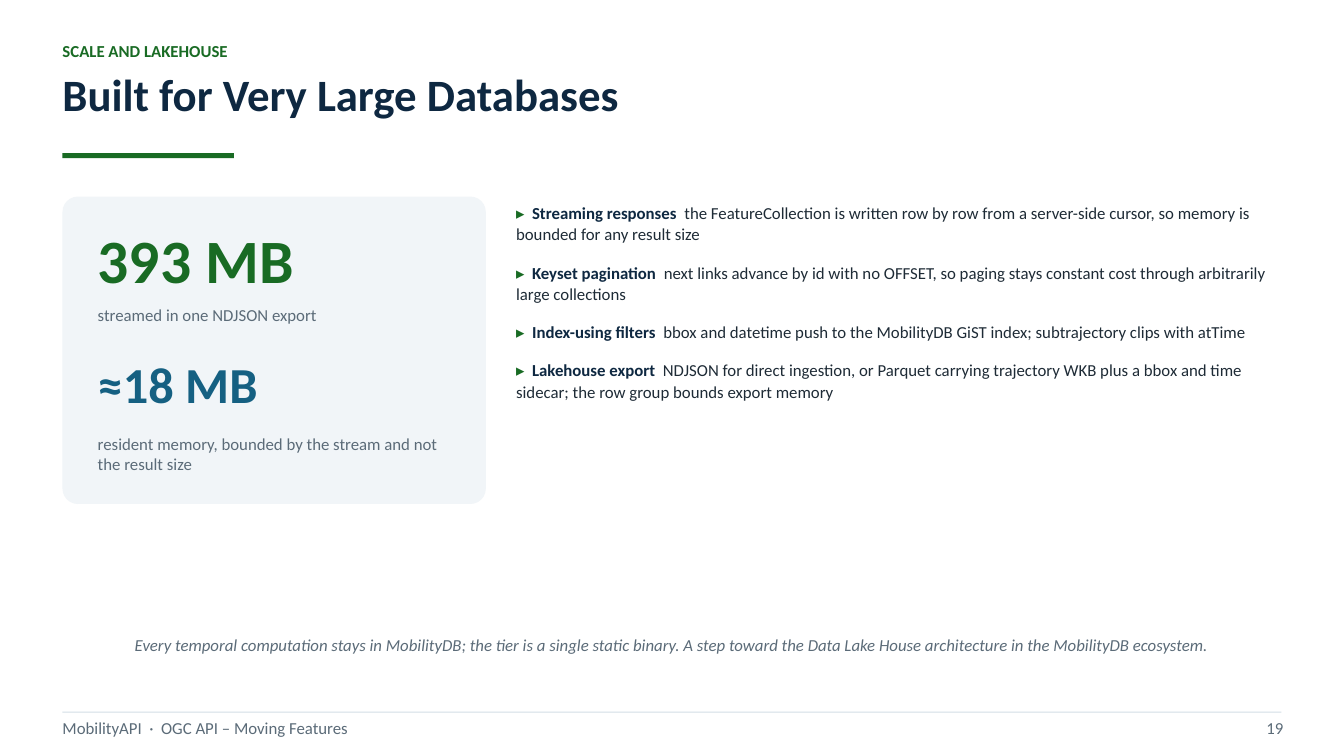
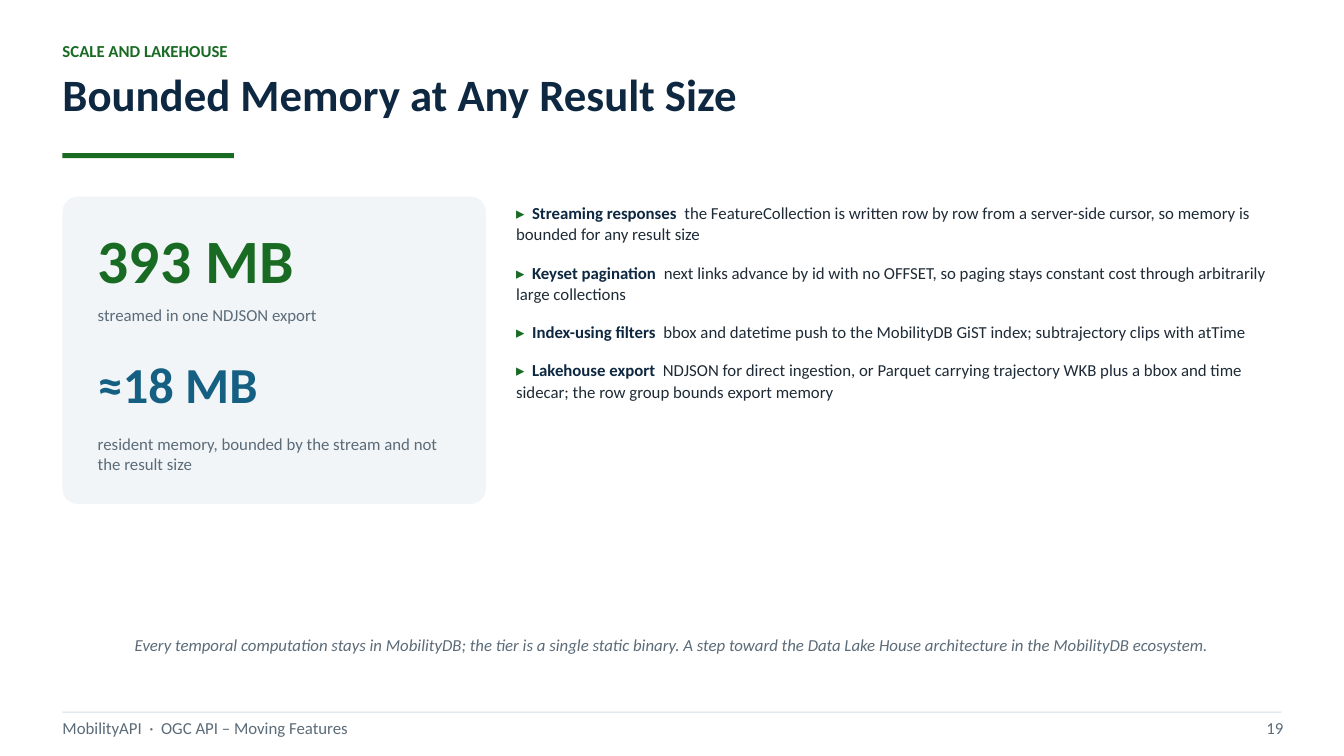
Before and after one commit to MobilityDB/MobilityAPI, a slide deck: slide 22 of MobilityAPIV5.pptx. Drawn at 1344x756 pixels with LibreOffice and Linux fonts; fonts in the diff are those of the drawing. Boxes give left, top, right and bottom in pixels: in the first picture for what was removed or moved away, otherwise in the second. Text is boxed around its words. In the diff, an @@ line names an element or a change of style, - is before the commit and + after.

```diff
--- a/MobilityAPIV5.pptx
+++ b/MobilityAPIV5.pptx
@@ text at [62,79,737,118]: text changed @@
-Built for Very Large Databases
+Bounded Memory at Any Result Size
```
Also in this commit, not shown: 4 other slides changed, 2 other files.
